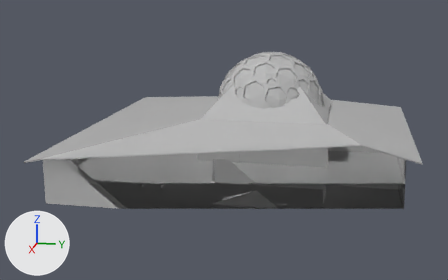
What one commit did to the FBX model Assets/Models/Museum.fbx.
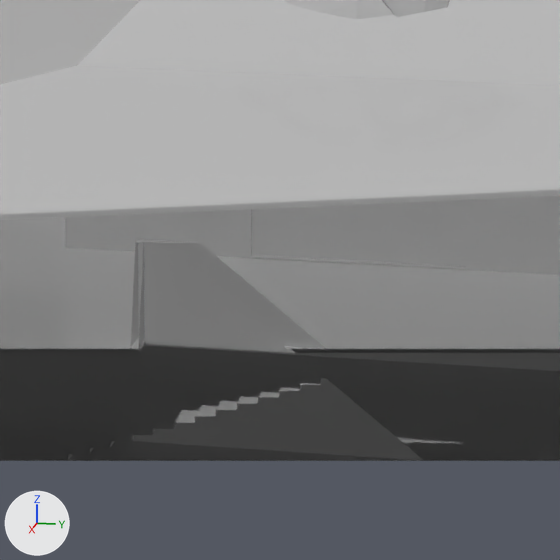
Each version appears first whole from a 50 mm camera at (124.2, 19.9, 36.3) aimed at (2.4, -4.4, 5.8), and next in a close-up on the part from 41% to 69% of the width and 37% to 83% of the height. Arrows for +X, +Y and +Z are at lower left; the lights stay in place. Everything nearer to the camera than a plane just in front of the edit is cut away. Where no turn or scale is listed for an object, it has been applied to the vertices.

Names of what the first close-up shows: 'Box011', 'Floor2', 'PyramidRoof', 'PyramidroofGlass', 'Roof', 'Stairs2', 'Walls', 'Walls2', 'floor'.
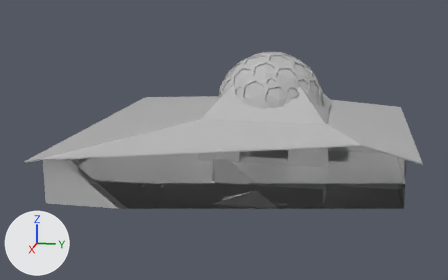
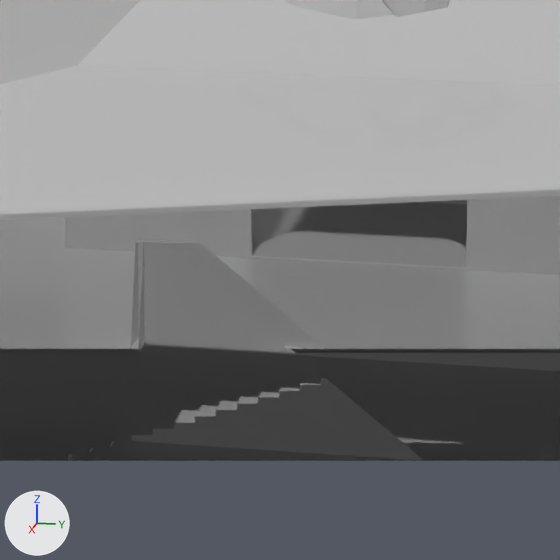
Where the newer file only moved an object's origin or applied its transform, the numbers keep the older frame.

Pixel boxes (x1, y1, x2, y2) of what changed, in the close-ups (560 x 560 px):
'Box011', reshaped (not visible afterwards)
    before: (252, 200, 468, 266)
'Balcony', unchanged, uncovered by the edit
    before: (259, 258, 466, 270)
    after: (254, 226, 466, 270)

The edits, one by one:
me_mesh_020 has 8 vertices, 6 faces and spans x 0.03..0.05, y -17.83..-5.83, z -0.59..7.12.
me_mesh_020 is used by ob_box011; location (12.64, 16.33, 4.45).
Part 1, on me_mesh_020:
Vertex 0 of me_mesh_020 moves from (0.03, -17.83, -0.59) to (-18.74, -23.69, 0.03).
Vertex 1 of me_mesh_020 moves from (0.05, -17.83, -0.59) to (-18.74, -23.71, 0.03).
Vertex 2 of me_mesh_020 moves from (0.03, -5.83, -0.21) to (-6.75, -23.69, 0.41).
Vertex 3 of me_mesh_020 moves from (0.05, -5.83, -0.21) to (-6.75, -23.71, 0.41).
Vertex 4 of me_mesh_020 moves from (0.03, -17.83, 6.74) to (-18.74, -23.69, 6.77).
Vertex 5 of me_mesh_020 moves from (0.05, -17.83, 6.74) to (-18.74, -23.71, 6.77).
Vertex 6 of me_mesh_020 moves from (0.03, -5.83, 7.12) to (-6.75, -23.69, 7.15).
Vertex 7 of me_mesh_020 moves from (0.05, -5.83, 7.12) to (-6.75, -23.71, 7.15).
